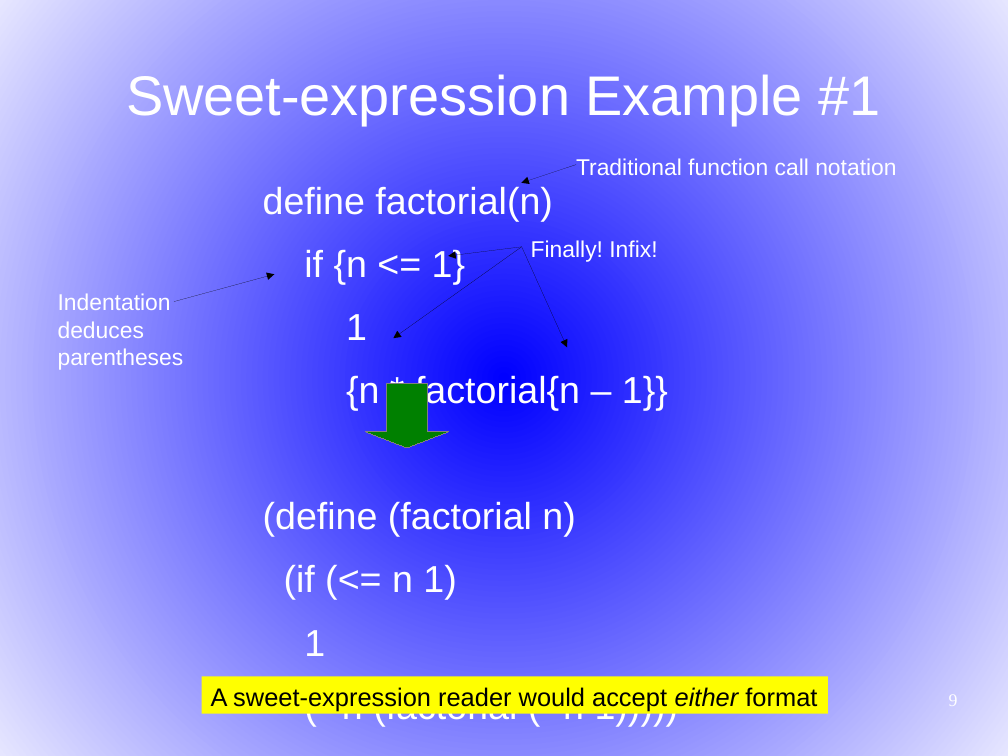
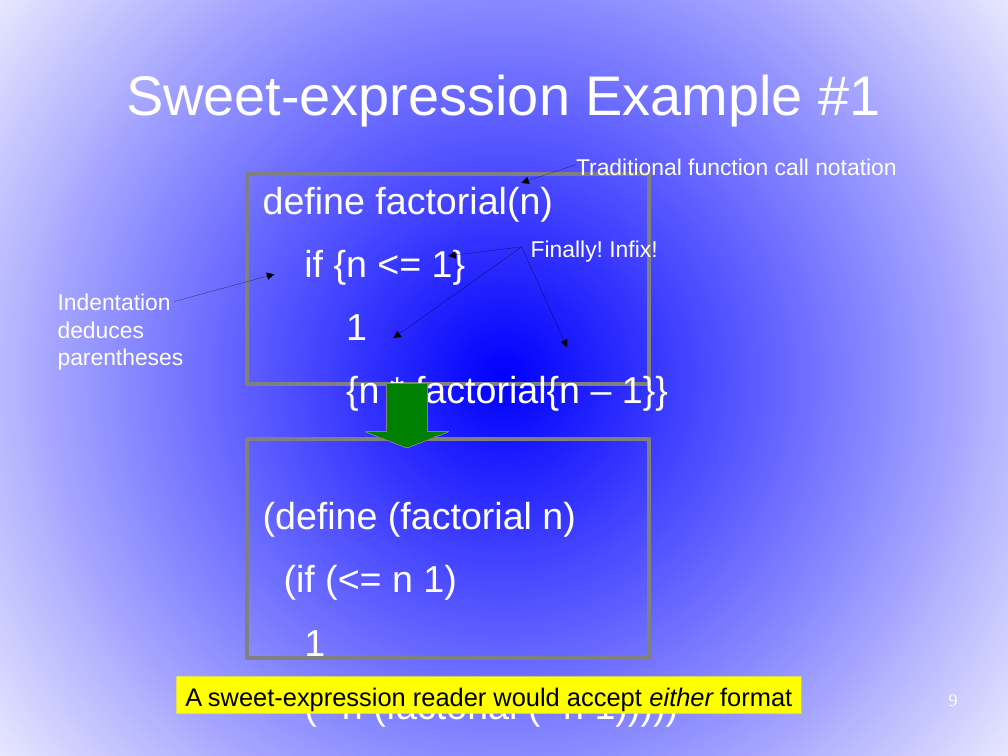
Before and after one commit to martin12333/Readable-Lisp-S-expressions, a slide deck: slide 9 of readable-s-expressions.odp. Drawn at 1008x756 pixels with LibreOffice and Linux fonts; fonts in the diff are those of the drawing. Boxes give left, top, right and bottom in pixels: in the first picture for what was removed or moved away, otherwise in the second. Text is boxed around its words. In the diff, an @@ line names an element or a change of style, - is before the commit and + after.

```diff
--- a/readable-s-expressions.odp
+++ b/readable-s-expressions.odp
@@ text "Traditional function call notation" rewrapped from (576, 158, 896, 175) to (576, 158, 896, 181) @@
@@ rectangle added at (247, 174, 649, 384), outline #808080 2.89 pt @@
@@ rectangle added at (247, 439, 649, 659), outline #808080 2.89 pt @@
@@ rectangle "A sweet-expression reader would accept ...": place and size @@
-rectangle "A sweet-expression reader would accept ..." at (201, 677, 828, 714)
+rectangle "A sweet-expression reader would accept ..." at (177, 677, 801, 714)
```
Also in this commit, not shown: 3 other slides changed.
